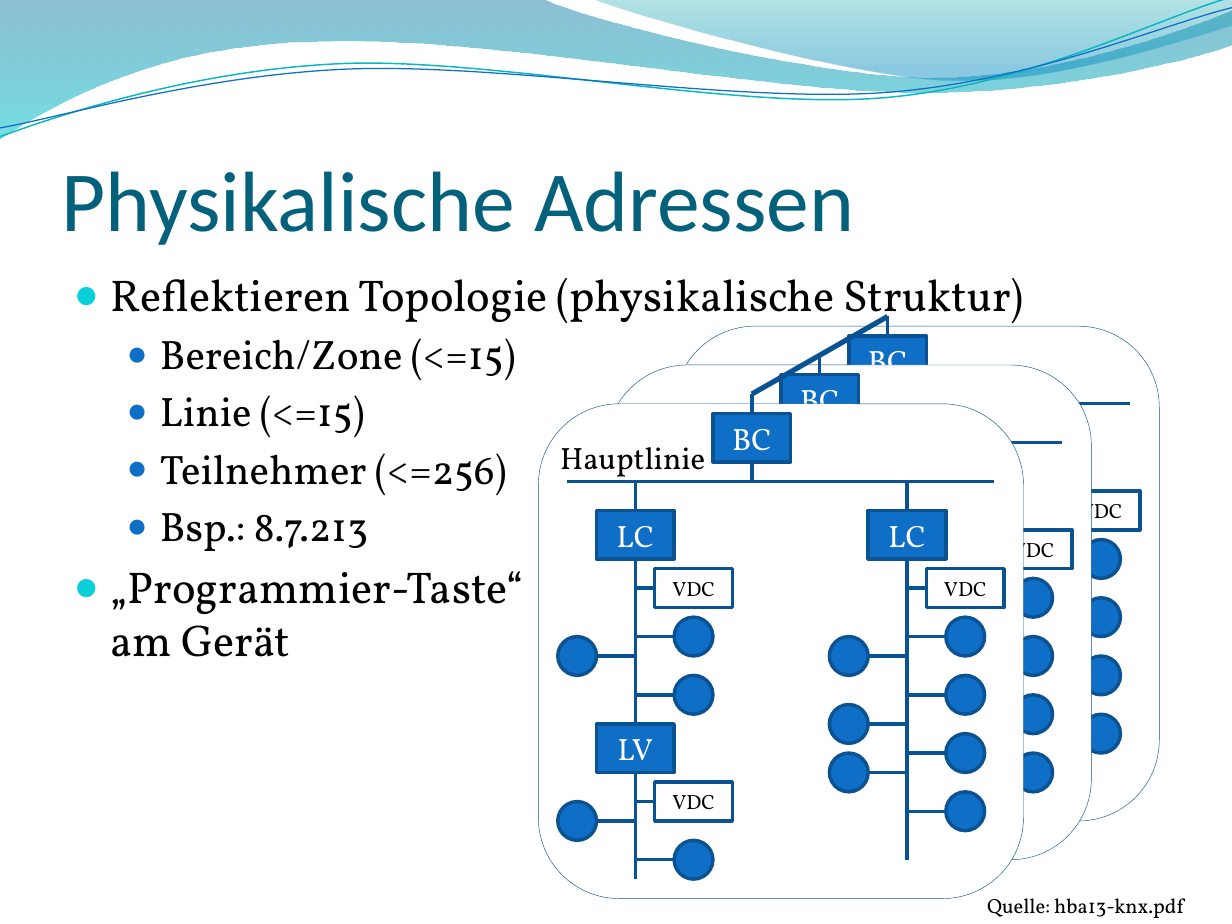
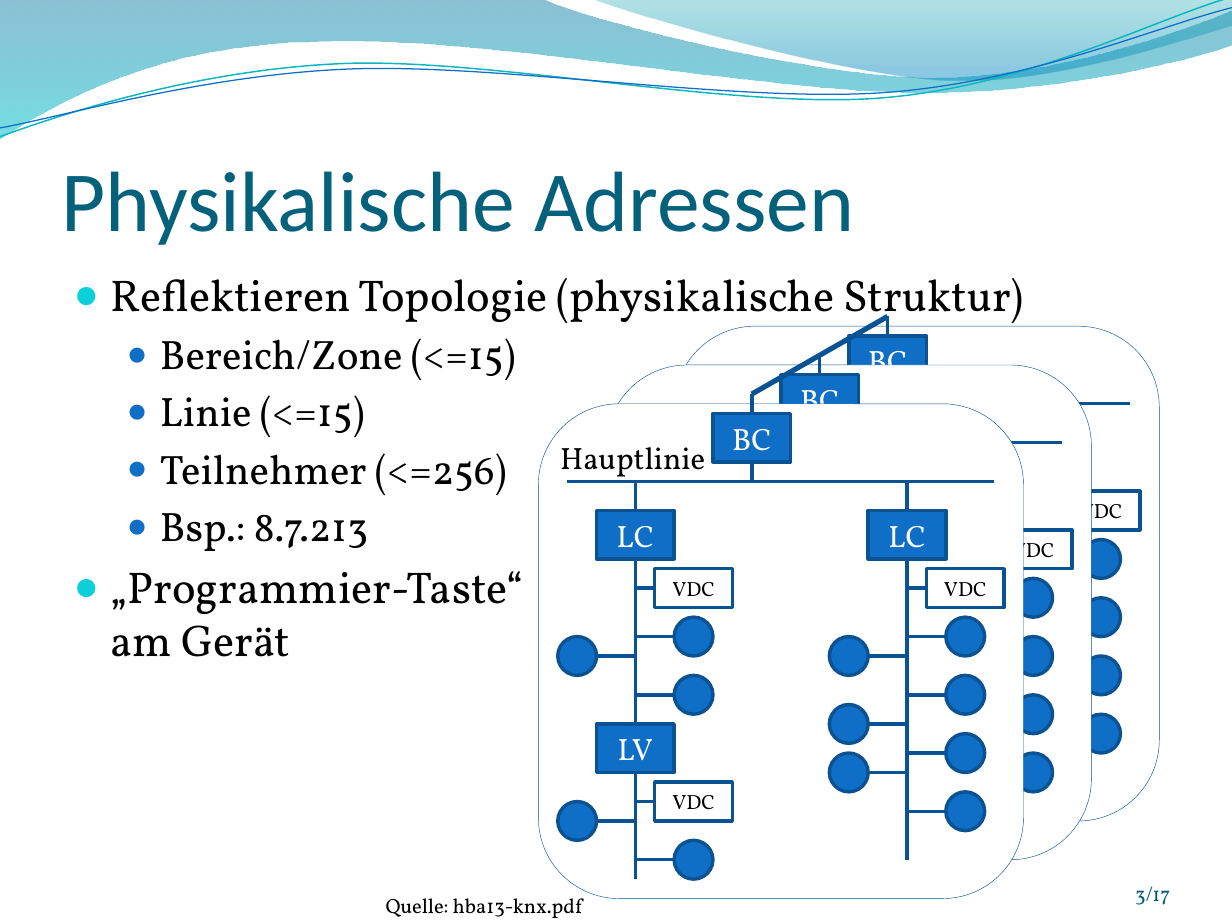
Before and after one commit to thomasfruehwirth/HBA, a slide deck: slide 3 of Praesentation/HBA_KNX_Frueh.pptx (slide 4 before the commit). Drawn at 1232x924 pixels with LibreOffice and Linux fonts; fonts in the diff are those of the drawing; background and template pictures are left out. Boxes give left, top, right and bottom in pixels: in the first picture for what was removed or moved away, otherwise in the second. Text is boxed around its words. In the diff, an @@ line names an element or a change of style, - is before the commit and + after.

```diff
--- a/Praesentation/HBA_KNX_Frueh.pptx
+++ b/Praesentation/HBA_KNX_Frueh.pptx
@@ text "Quelle: hba13-knx.pdf": place and size @@
-text "Quelle: hba13-knx.pdf" at (987,898,1183,918)
+text "Quelle: hba13-knx.pdf" at (386,898,582,918)
@@ page number added at (1135,886,1170,905), 12 pt, text #045D75 @@
+3/17
```
Also in this commit, not shown: 6 other slides changed, 9 slides added, 3 slides removed, 43 other files.
